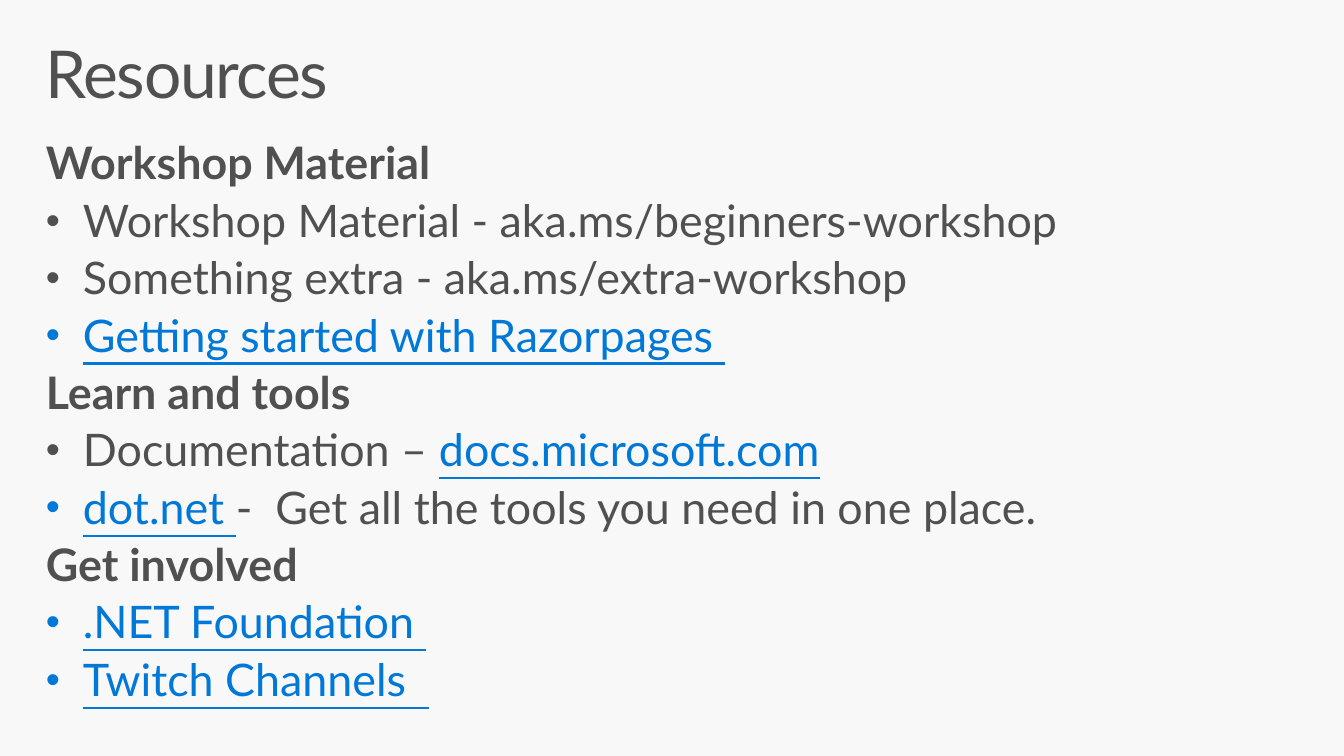
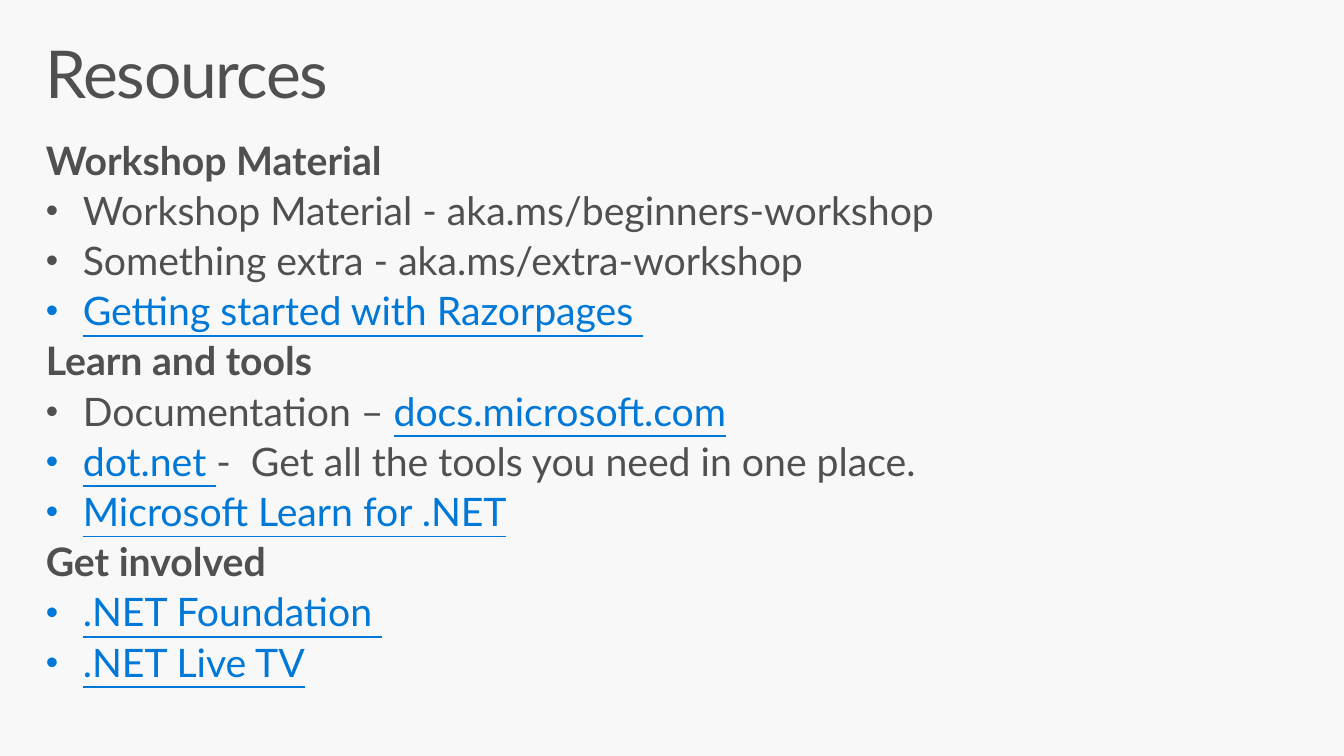
Before and after one commit to dotnet-presentations/aspnetcore-for-beginners, a slide deck: slide 14 of deck/ASP.NETCore_Beginners.pptx. Drawn at 1344x756 pixels with LibreOffice and Linux fonts; fonts in the diff are those of the drawing. Boxes give left, top, right and bottom in pixels: in the first picture for what was removed or moved away, otherwise in the second. Text is boxed around its words. In the diff, an @@ line names an element or a change of style, - is before the commit and + after.

```diff
--- a/deck/ASP.NETCore_Beginners.pptx
+++ b/deck/ASP.NETCore_Beginners.pptx
@@ text at (x1=46, y1=146, x2=934, y2=627): size 32 to 28 pt in "Workshop Material", "Workshop Material - aka.ms/beginners-workshop", "Something extra - aka.ms/extra-workshop", "Getting started with Razorpages" and 5 more places @@
@@ text at (x1=83, y1=497, x2=507, y2=527): paragraph added @@
+• Microsoft Learn for .NET
@@ text at (x1=83, y1=648, x2=305, y2=678): text changed; size 32 to 28 pt @@
-• Twitch Channels
+• .NET Live TV
```
Also in this commit, not shown: 8 other slides changed.
